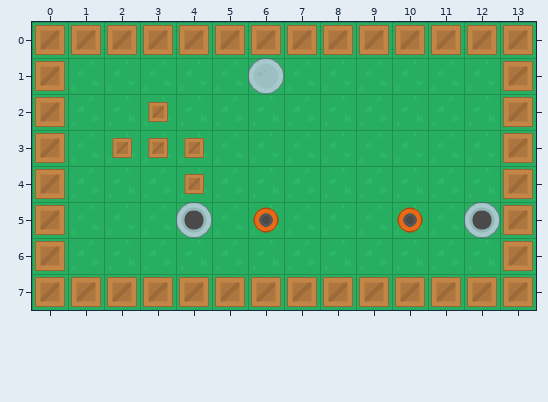
A Tiled map (JSON) gets an edit: bot-battles/data/maps/map.json. This is how it looked before the edit.
Cells are 64x64 px. Shown: x 0..13, y 0..7.
After:
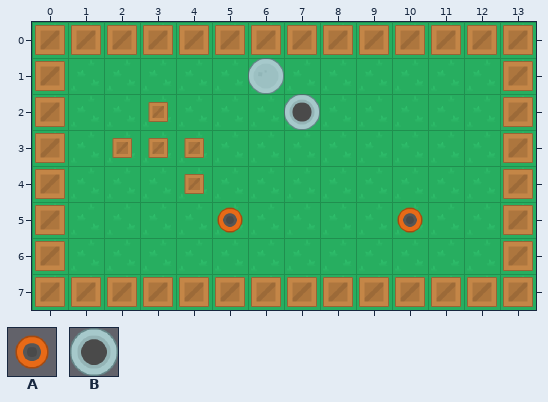
Key: from "map": A 197, B 367.
Objects are placed by their top-left corner, in cells (3,4 is the top-left corner of cell 3,4); size is 1x1 cell unless given.
Change:
Layer "botSpawner":
changed: A "botSpawner2" at 6,5 -> A "botSpawner2" at 5,5
Layer "weaponSpawner":
changed: B "weaponSpawner1" at 4,5 -> B "weaponSpawner1" at 7,2
removed: B "weaponSpawner1" at 12,5
Boxes around the changes in both pictures, in picture pixels (x1, y1, x2, y2):
new place: (284, 94, 320, 130)
changed: (176, 202, 279, 238)
removed: (464, 202, 500, 238)
